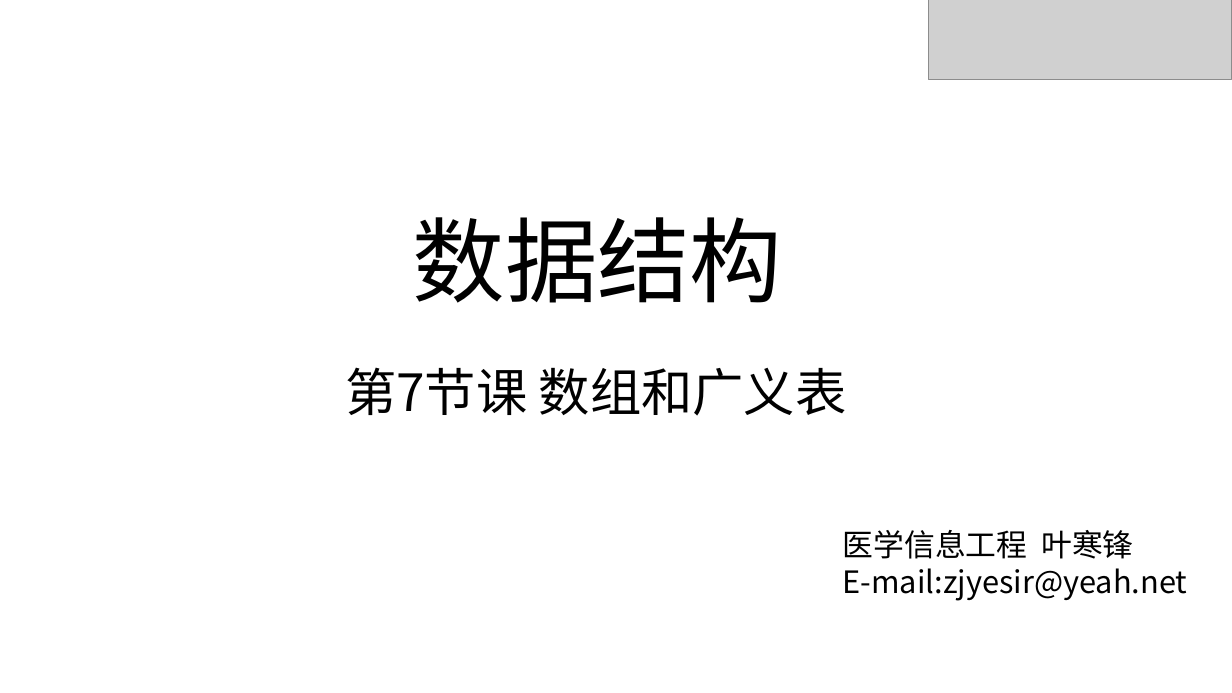
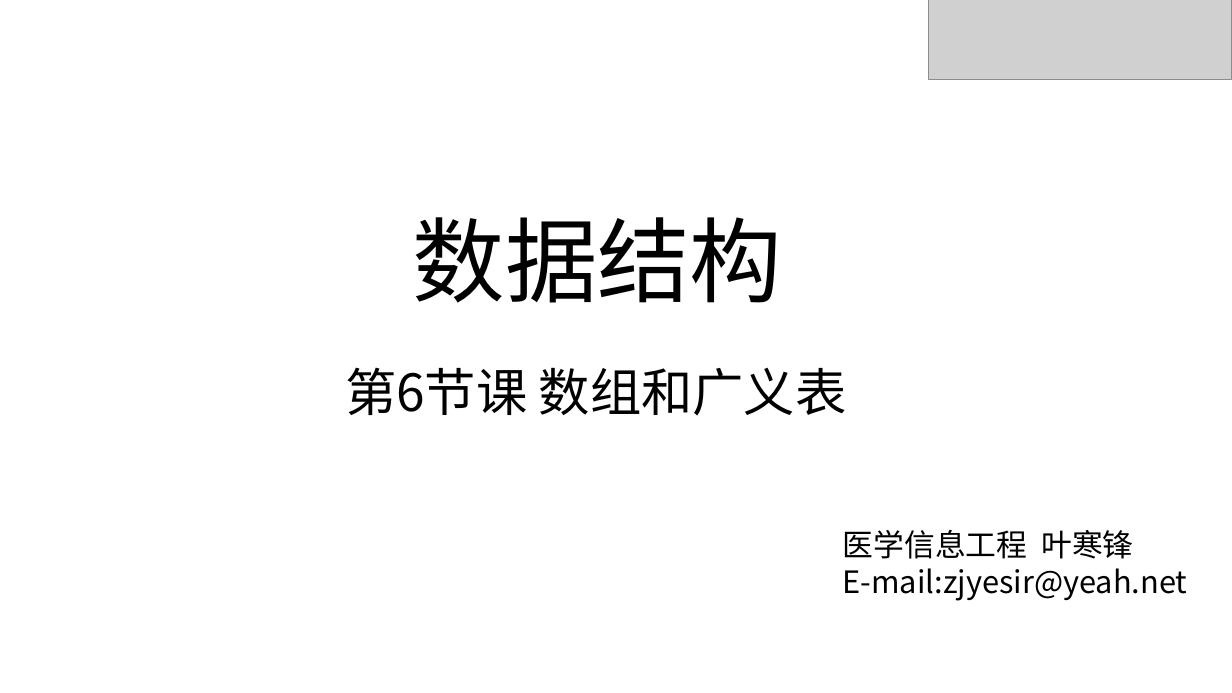
Before and after one commit to zjyesir/hmc_data_structure, a slide deck: slide 1 of ppt/5.数组和广义表.pptx. Drawn at 1232x693 pixels with LibreOffice and Linux fonts; fonts in the diff are those of the drawing; grey boxes stand for pictures; background and template pictures are left out. Boxes give left, top, right and bottom in pixels: in the first picture for what was removed or moved away, otherwise in the second. Text is boxed around its words. In the diff, an @@ line names an element or a change of style, - is before the commit and + after.

```diff
--- a/ppt/5.数组和广义表.pptx
+++ b/ppt/5.数组和广义表.pptx
@@ text at (x1=345, y1=367, x2=847, y2=416): text changed @@
-第7节课 数组和广义表
+第6节课 数组和广义表
```
Also in this commit, not shown: 8 other files.
